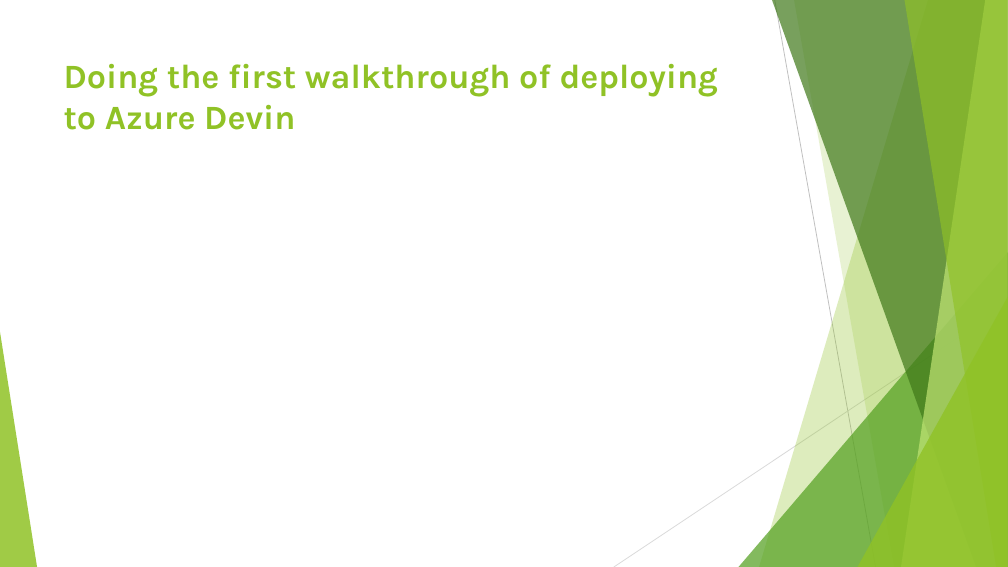
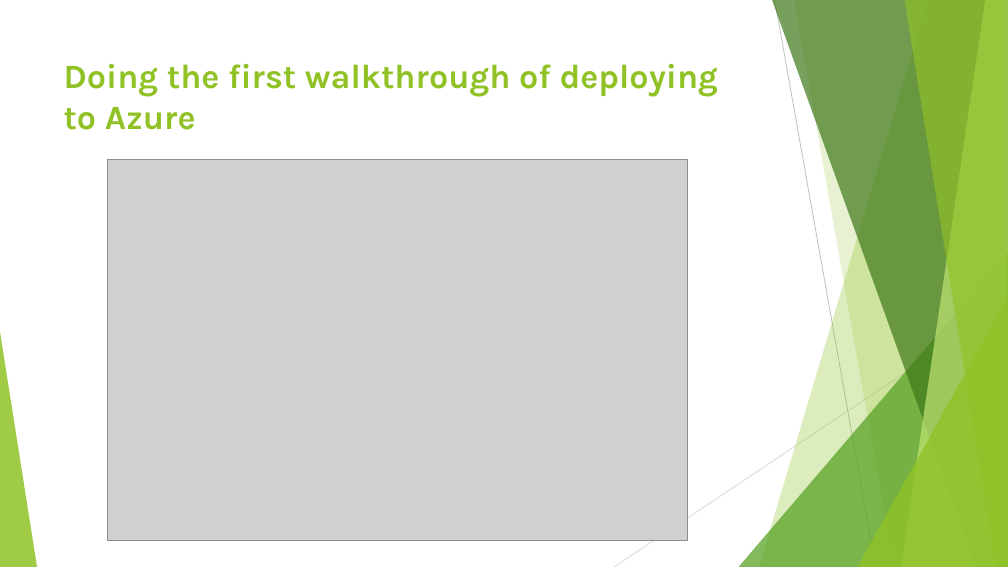
Before and after one commit to Project6/Planit, a slide deck: slide 11 of Final Project Documentation/CSC521.pptx. Drawn at 1008x567 pixels with LibreOffice and Linux fonts; fonts in the diff are those of the drawing; grey boxes stand for pictures. Boxes give left, top, right and bottom in pixels: in the first picture for what was removed or moved away, otherwise in the second. Text is boxed around its words. In the diff, an @@ line names an element or a change of style, - is before the commit and + after.

```diff
--- a/Final Project Documentation/CSC521.pptx
+++ b/Final Project Documentation/CSC521.pptx
@@ title at box(64, 64, 718, 130): text changed @@
-Doing the first walkthrough of deploying to Azure Devin
+Doing the first walkthrough of deploying to Azure
@@ picture added at box(107, 160, 687, 540) @@
```
Also in this commit, not shown: 3 other slides changed, 2 slides added, 2 slides removed.
